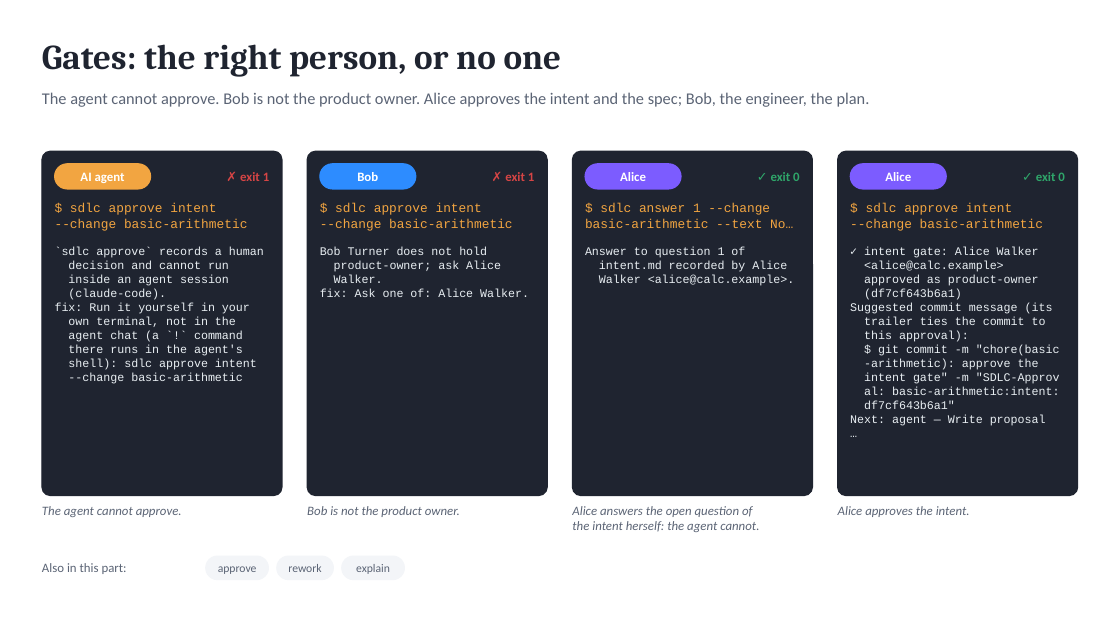
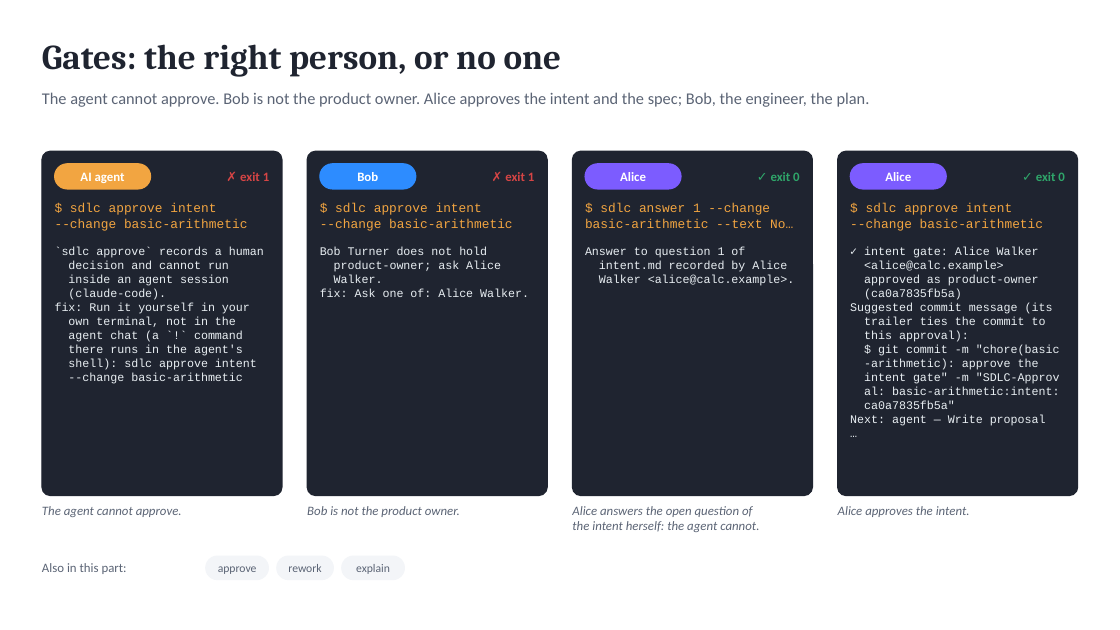
Before and after one commit to marin-ai-tech/sdlc, a slide deck: slide 8 of docs/demo/sdlc-calculator-demo.en.pptx. Drawn at 1120x630 pixels with LibreOffice and Linux fonts; fonts in the diff are those of the drawing. Boxes give left, top, right and bottom in pixels: in the first picture for what was removed or moved away, otherwise in the second. Text is boxed around its words. In the diff, an @@ line names an element or a change of style, - is before the commit and + after.

```diff
--- a/docs/demo/sdlc-calculator-demo.en.pptx
+++ b/docs/demo/sdlc-calculator-demo.en.pptx
@@ text at (864, 289, 962, 300): text changed @@
-(df7cf643b6a1)
+(ca0a7835fb5a)
@@ text at (864, 401, 955, 409): text changed @@
-df7cf643b6a1"
+ca0a7835fb5a"
```
Also in this commit, not shown: 7 other slides changed, 54 other files.
